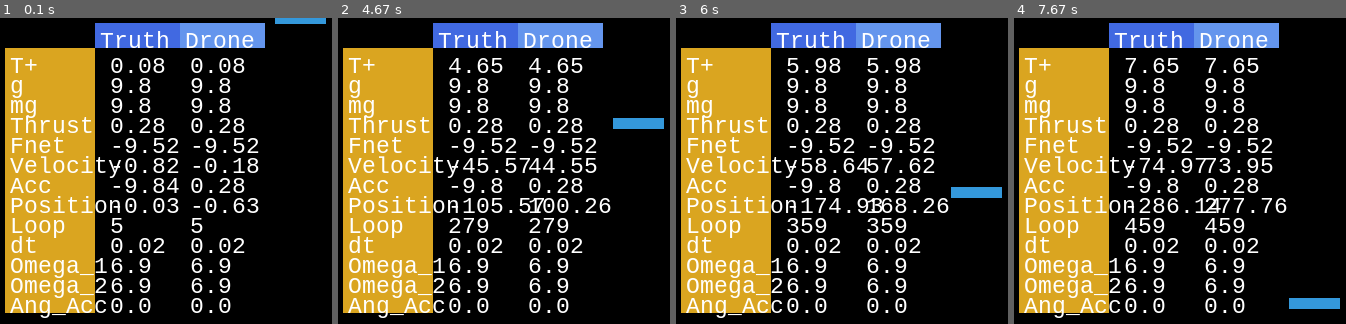
Above: before the commit, frames 1-4 (left to right).
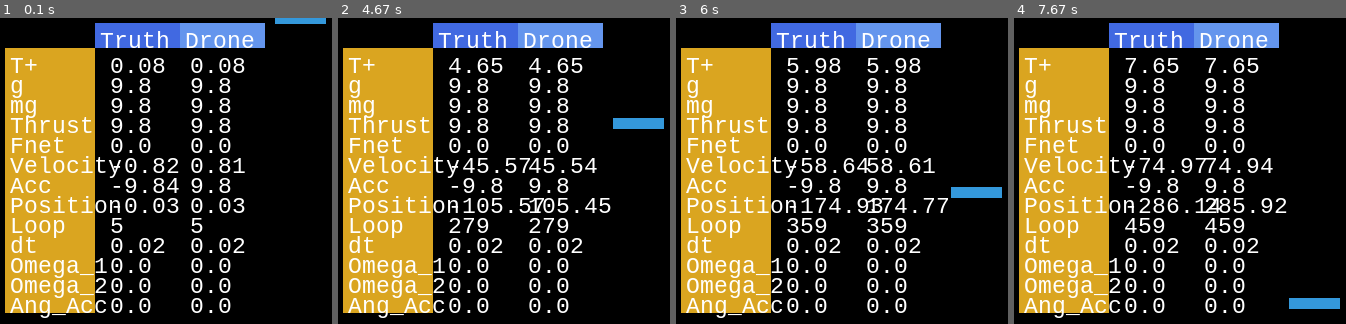
Above: after the commit, the same moments.

Repository: taostlt/air
Game: pygame game, started from drone_drop.py
Two runs of this game, one before a commit and one after it. Both use one fixed random seed, a clock stepped at 60 frames per second and the inputs below.
Inputs:
- Up to frame 1 (0.1 s): no input
- Up to frame 2 (4.67 s): no input
- Up to frame 3 (6 s): no input
- Up to frame 4 (7.67 s): no input

The runs differ from the first frame. In frame 1, 3.3% of the frame differs, in the area x 33-79%, y 32-90%; in frame 2, 2.9%; in frame 3, 3.1%; in frame 4, 3.1%.

Commit message:
aTest Commit

Diff:
--- a/drone_drop.py
+++ b/drone_drop.py
@@ -37,7 +37,7 @@
         self.omega_2 = 0.0
         self.g = gravity_ref
                           # z,   y,  phi, z_dot, y_dot, phi_dot
-        self.X = np.array([0.0, 0.0, 0.0,  0.0,0.0,0.0])
+        self.X = np.array([0.0, 0.0, 0.0, 0.0, 0.0, 0.0])
 
         # Create drone body
         self.shape = pymunk.Poly.create_box(None, size=(50, 10))
@@ -289,11 +289,11 @@
         space.add(self.shape, self.body)
 
 class Card(pygame.sprite.Sprite):
-    # For color codes | http://www.tayloredmktg.com/rgb/
+    # For color codes | https://python-graph-gallery.com/196-select-one-color-with-matplotlib/
     def __init__(self, screen, font,
                  card_text, card_text_x, card_text_y, card_width, card_height,
                  card_color = THECOLORS["royalblue"], color_text = THECOLORS["white"]):
-        super(Card, self).__init__()
+        # super(Card, self).__init__()
 
         offset_x, offset_y = 5, 5  # padding for cards around the edges
         self.surf = pygame.Surface((card_width + offset_x, card_height + offset_y))
@@ -304,6 +304,7 @@
         screen.blit(self.surf, (card_text_x - offset_x, card_text_y - offset_y))
         screen.blit(font.render(card_text, True, (color_text)), (card_text_x, card_text_y))
         # screen.blit(font.render(dynamic_text, True, (color_text)), (dynamic_text_x, dynamic_text_y))
+
     def id(self):
         print(self.card_text)
 
@@ -432,29 +433,29 @@
 
         return self.first + self.last
 
-def sineTest(CoaxialDrone, dt):
-    dt = 0.002
-    total_time = 4.0
-    t = np.linspace(0.0, total_time, int(total_time / dt))
-    z_path = 0.5 * np.cos(2 * t) - 0.5
-    z_dot_dot_path = -2.0 * np.cos(2 * t)
-
-    drone_state_history = CoaxialDrone.X
-    for i in range(t.shape[0] - 1):
-        CoaxialDrone.set_rotors_angular_velocities(z_dot_dot_path[i])
-        drone_state = CoaxialDrone.advance_state(dt)
-        drone_state_history = np.vstack((drone_state_history, drone_state))
-
-    plt.plot(t, z_path, linestyle='-', marker='o', color='red')
-    plt.plot(t, drone_state_history[:, 0], linestyle='-', color='blue')
-    plt.grid()
-    plt.title('Change in height').set_fontsize(20)
-    plt.xlabel('$t$ [sec]').set_fontsize(20)
-    plt.ylabel('$z-z_0$ [$m$]').set_fontsize(20)
-    plt.xticks(fontsize=14)
-    plt.yticks(fontsize=14)
-    plt.legend(['planned path', 'executed path'], fontsize=18)
-    plt.show()
+# def sineTest(CoaxialDrone, dt):
+#     dt = 0.002
+#     total_time = 4.0
+#     t = np.linspace(0.0, total_time, int(total_time / dt))
+#     z_path = 0.5 * np.cos(2 * t) - 0.5
+#     z_dot_dot_path = -2.0 * np.cos(2 * t)
+#
+#     drone_state_history = CoaxialDrone.X
+#     for i in range(t.shape[0] - 1):
+#         CoaxialDrone.set_rotors_angular_velocities(z_dot_dot_path[i])
+#         drone_state = CoaxialDrone.advance_state(dt)
+#         drone_state_history = np.vstack((drone_state_history, drone_state))
+#
+#     plt.plot(t, z_path, linestyle='-', marker='o', color='red')
+#     plt.plot(t, drone_state_history[:, 0], linestyle='-', color='blue')
+#     plt.grid()
+#     plt.title('Change in height').set_fontsize(20)
+#     plt.xlabel('$t$ [sec]').set_fontsize(20)
+#     plt.ylabel('$z-z_0$ [$m$]').set_fontsize(20)
+#     plt.xticks(fontsize=14)
+#     plt.yticks(fontsize=14)
+#     plt.legend(['planned path', 'executed path'], fontsize=18)
+#     plt.show()
 
 def main():
     pygame.init()
@@ -466,6 +467,7 @@
 
     # Clock
     start_ticks = pygame.time.get_ticks()  # starter ticks
+    print(f'Start ticks: {start_ticks}')
     clock = pygame.time.Clock()
     pygame.time.set_timer(pygame.USEREVENT, 1000)
 
@@ -512,7 +514,7 @@
     loop = 0                                                       # Initialize frame counter
     dt = 0                                                         # Initialize steps
 
-    sineTest(CoaxialDrone, dt)
+    # sineTest(CoaxialDrone, dt)
 
     while True:
         for event in pygame.event.get():
@@ -570,6 +572,8 @@
         loop += 1                      # loop is total number of frames
         dt = time / loop               # The amount of time it takes for each frame, time needed per loop
                                        # dt is the time required to increment each step or frame.
+       # dt = 0.2
+        # dt = space.step(1/60.0)
 
         # stable_omega_1, stable_omega_2 = CoaxialDrone.set_rotors_angular_velocities(linear_acc_desired, psi_acc_desired)
         # print(f'\n omega_1: {stable_omega_1:0.4f} , omega_2: {stable_omega_2:0.3f}')
@@ -682,7 +686,7 @@
                          loop, dt, omega_1, omega_2,
                          ang_acc_truth)
 
-        if 20.00 < time < 20.05:
+        if 40.00 < time < 40.05:
             print(f'z_actual: {z_position_truth}')
             print(f'Length of t_history: {len(t_history)}')
 
